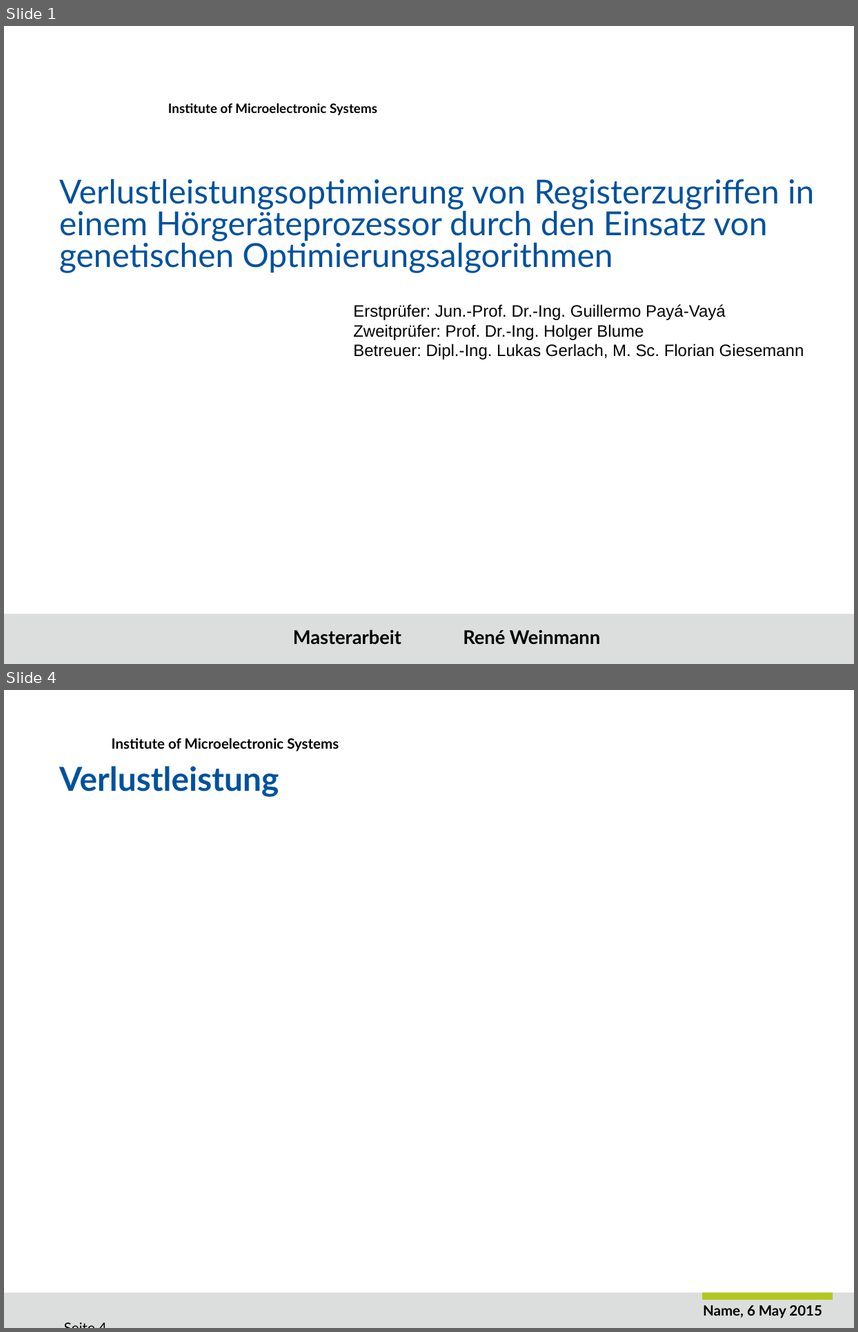
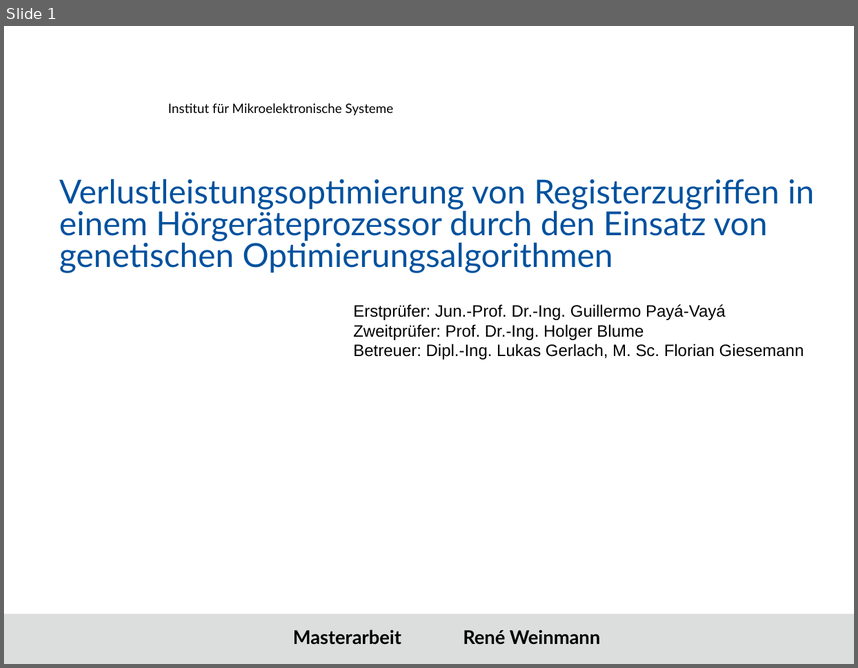
Before and after one commit to ReneWeinmann/Masterarbeit, a slide deck: Presentation_Rene_Weinmann.pptx. Shown one above the other, each under a label of ours: slides 1 and 4 before the commit, slide 1 after it; the slides between them are not shown. The pictures are 858x1332 and 858x668 pixels, drawn with LibreOffice and Linux fonts; fonts in the diff are those of the drawing; background and template pictures are left out. Boxes give left, top, right and bottom in pixels: in the first picture for what was removed or moved away, otherwise in the second. Text is boxed around its words. In the diff, an @@ line names an element or a change of style, - is before the commit and + after.

```diff
--- a/Presentation_Rene_Weinmann.pptx
+++ b/Presentation_Rene_Weinmann.pptx
@@ slide 4 removed at [4,690,854,1328], background #FFFFFF @@
@@ text removed at [112,738,339,751] @@
-Institute of Microelectronic Systems
@@ title removed at [59,766,279,797] @@
-Verlustleistung
@@ rectangle removed at [4,1292,854,1328] @@
@@ rectangle removed at [703,1292,833,1299] @@
@@ text removed at [703,1305,822,1318] @@
-Name, 6 May 2015 Seite 4
@@ slide 1 changed as well @@
@@ text at [168,103,394,116]: text changed; bold off @@
-Institute of Microelectronic Systems
+Institut für Mikroelektronische Systeme
```
Also in this commit, not shown: 5 other slides changed, 14 slides added, 11 other slides removed, 11 other files.
